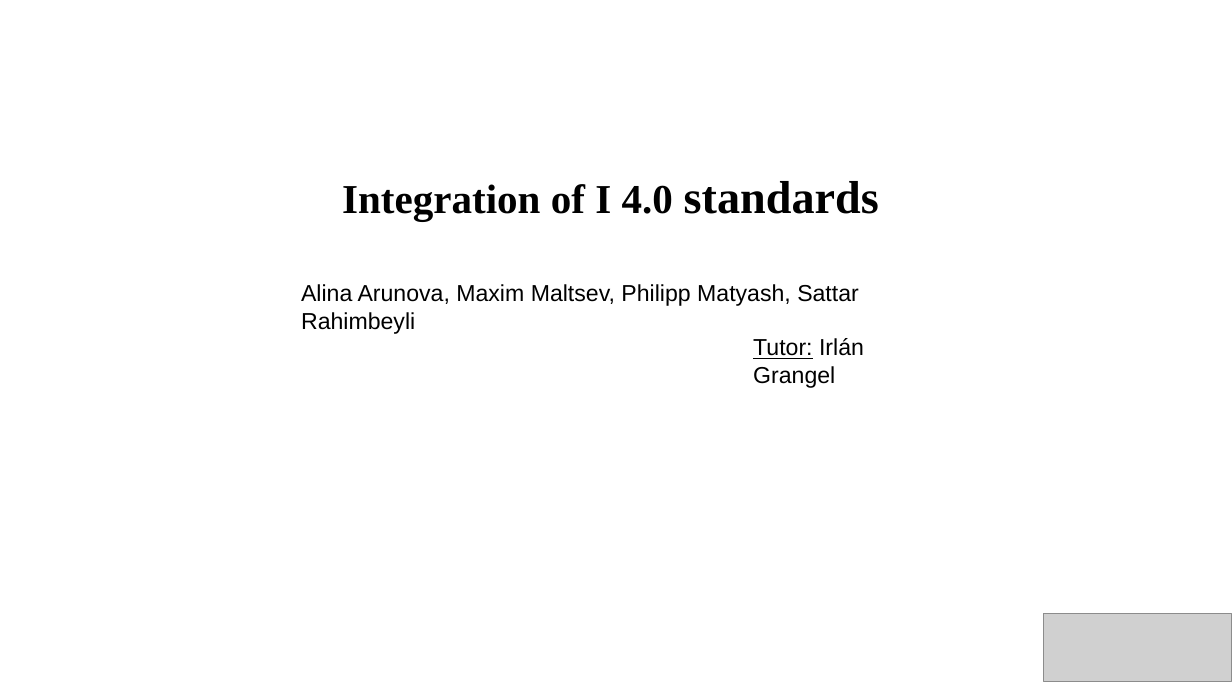
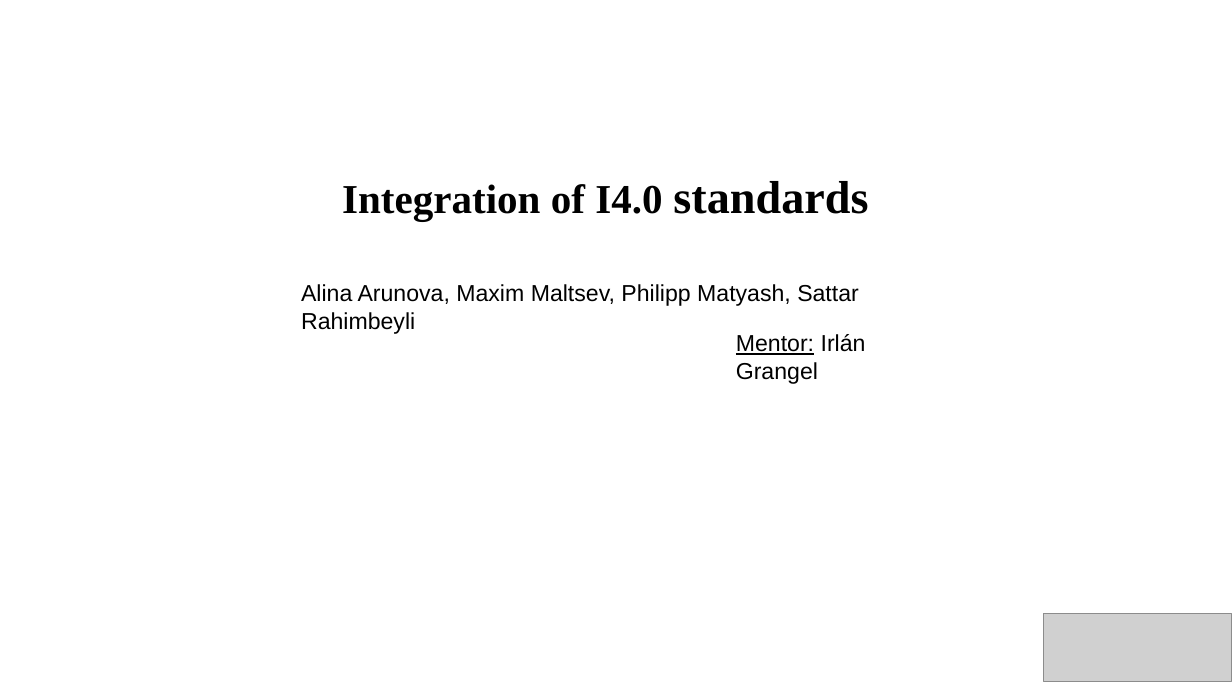
Before and after one commit to IntegrationI40StandardsSemLab/Integration-I4.0, a slide deck: slide 1 of Presentations/Presentation_template.pptx. Drawn at 1232x693 pixels with LibreOffice and Linux fonts; fonts in the diff are those of the drawing; grey boxes stand for pictures. Boxes give left, top, right and bottom in pixels: in the first picture for what was removed or moved away, otherwise in the second. Text is boxed around its words. In the diff, an @@ line names an element or a change of style, - is before the commit and + after.

```diff
--- a/Presentations/Presentation_template.pptx
+++ b/Presentations/Presentation_template.pptx
@@ text at <box>342,181,868,221</box>: spaces changed @@
-Integration of I 4.0 standards
+Integration of I4.0 standards
@@ text at <box>736,334,866,384</box>: text changed @@
-Tutor: Irlán Grangel
+Mentor: Irlán Grangel
```
Also in this commit, not shown: 1 slide removed, 16 other files.
